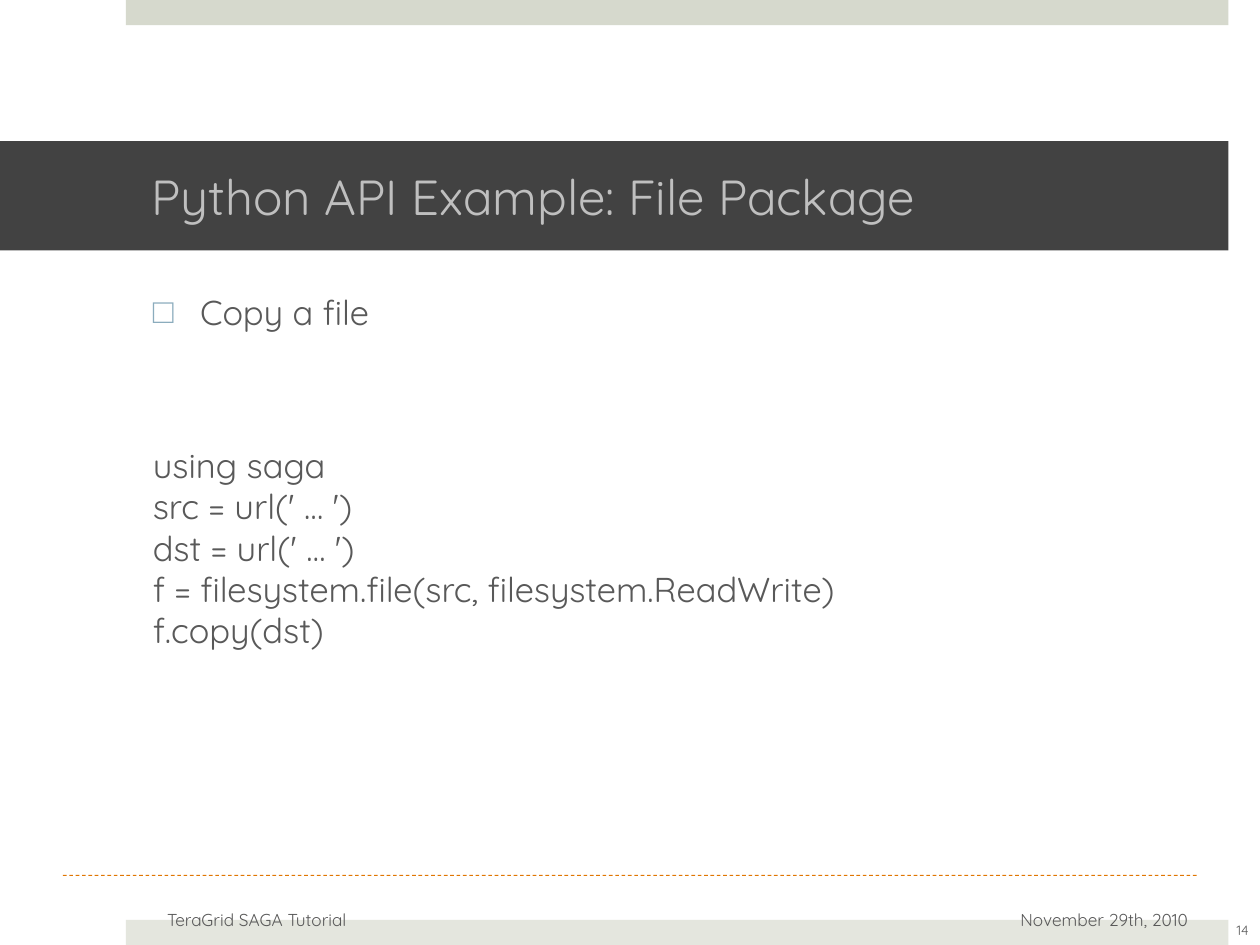
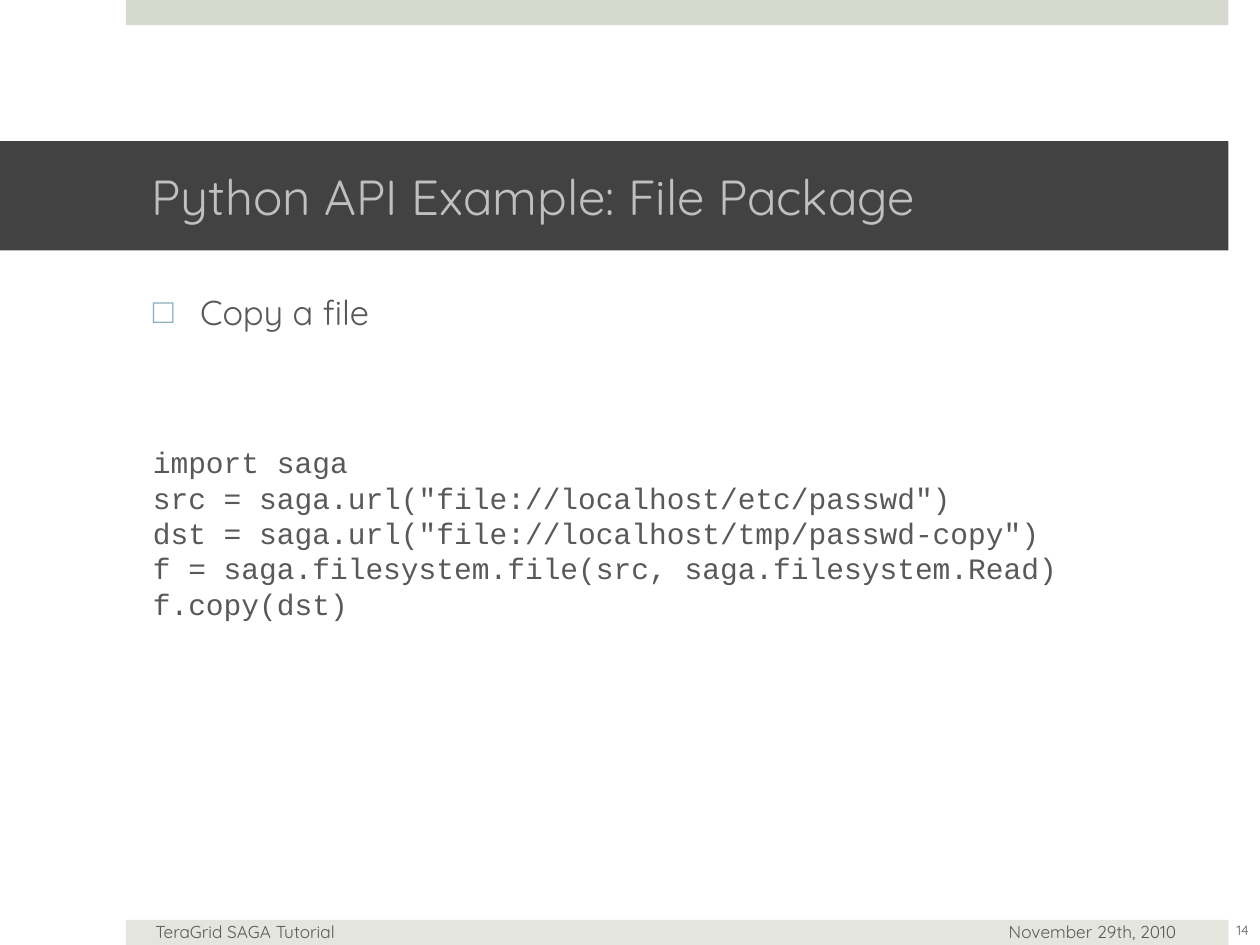
Before and after one commit to saga-project/saga-cpp-legacy-projects, a slide deck: slide 14 of tutorial/general_tutorial/SAGA-API-levels.pptx. Drawn at 1260x945 pixels with LibreOffice and Linux fonts; fonts in the diff are those of the drawing; background and template pictures are left out. Boxes give left, top, right and bottom in pixels: in the first picture for what was removed or moved away, otherwise in the second. Text is boxed around its words. In the diff, an @@ line names an element or a change of style, - is before the commit and + after.

```diff
--- a/tutorial/general_tutorial/SAGA-API-levels.pptx
+++ b/tutorial/general_tutorial/SAGA-API-levels.pptx
@@ text at <box>153,452,1057,621</box>: text changed; size 28 to 24 pt; font Quicksand to Courier New @@
-using saga
-src = url(' … ')
-dst = url(' … ')
-f = filesystem.file(src, filesystem.ReadWrite)
-f.copy(dst)
+import saga
+src = saga.url("file://localhost/etc/passwd")
+dst = saga.url("file://localhost/tmp/passwd-copy")
+f = saga.filesystem.file(src, saga.filesystem.Read)
+f.copy(dst)
@@ line removed from (63, 875) to (1197, 875) @@
@@ text "TeraGrid SAGA Tutorial": place and size @@
-text "TeraGrid SAGA Tutorial" at <box>167,913,347,926</box>
+text "TeraGrid SAGA Tutorial" at <box>155,925,335,938</box>
@@ text "November 29th, 2010": place and size @@
-text "November 29th, 2010" at <box>1020,913,1188,928</box>
+text "November 29th, 2010" at <box>1009,925,1176,940</box>
```
Also in this commit, not shown: 24 other slides changed, 1 slide added, 2 slides removed.
